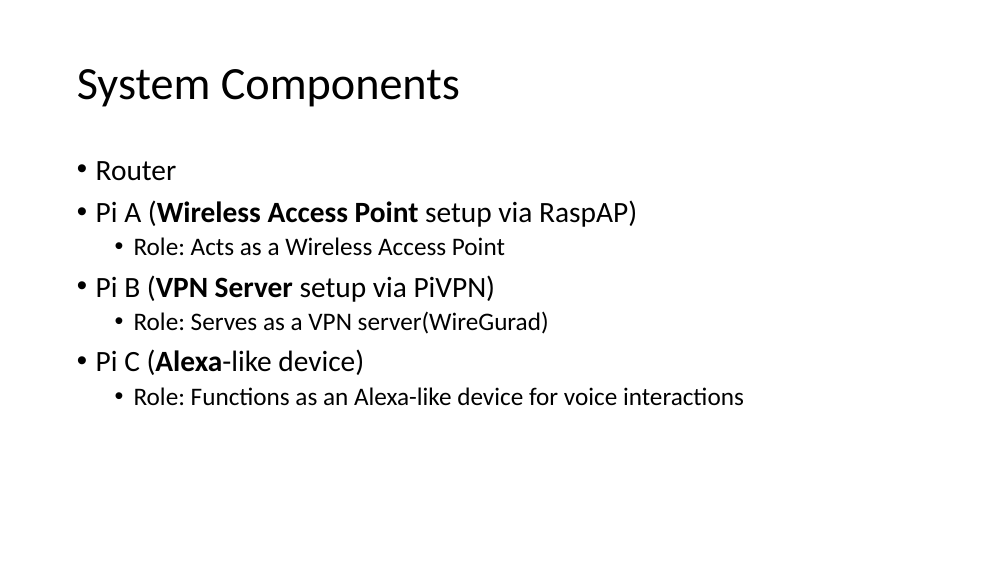
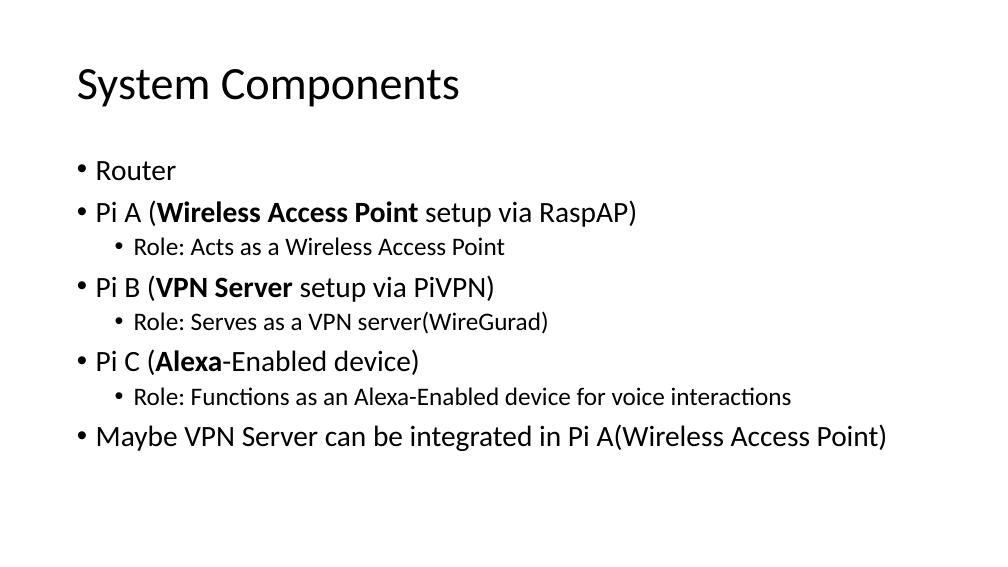
Before and after one commit to GXG-CS/Pi-Alexa, a slide deck: slide 25 of Presentation1.pptx (slide 26 before the commit). Drawn at 1008x567 pixels with LibreOffice and Linux fonts; fonts in the diff are those of the drawing. Boxes give left, top, right and bottom in pixels: in the first picture for what was removed or moved away, otherwise in the second. Text is boxed around its words. In the diff, an @@ line names an element or a change of style, - is before the commit and + after.

Commit message:
Pi Alexa

```diff
--- a/Presentation1.pptx
+++ b/Presentation1.pptx
@@ text at [96, 349, 888, 451]: text changed; size 24 to 28 pt @@
-• Pi C (Alexa-like device)
-  • Role: Functions as an Alexa-like device for voice interactions
+• Pi C (Alexa-Enabled device)
+  • Role: Functions as an Alexa-Enabled device for voice interactions
+• Maybe VPN Server can be integrated in Pi A(Wireless Access Point)
```
Also in this commit, not shown: 2 other slides changed, 2 slides added, 3 slides removed.
